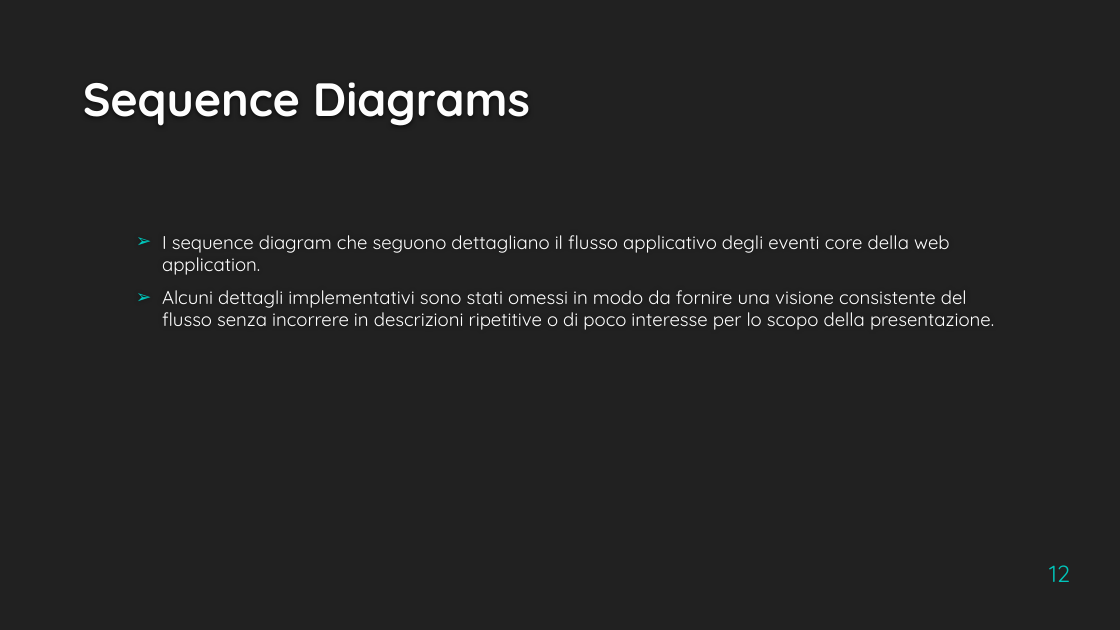
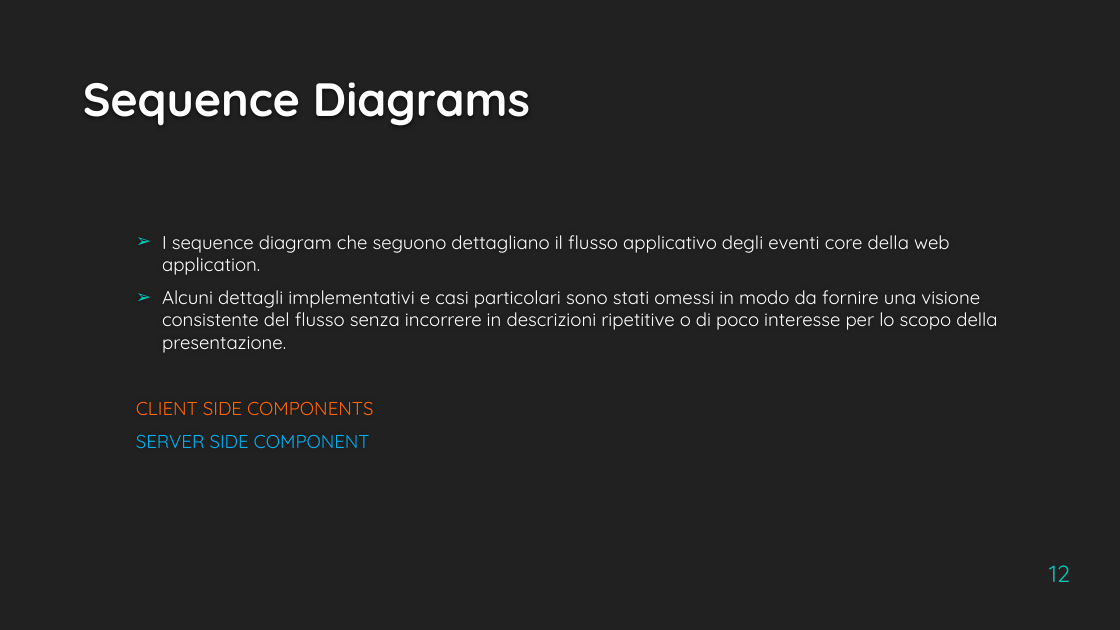
Before and after one commit to fedy97/TIW_RIA-2020-2021, a slide deck: slide 12 of doc/RIA/TIW_PRJ5_2020_2021_v2.pptx. Drawn at 1120x630 pixels with LibreOffice and Linux fonts; fonts in the diff are those of the drawing; background and template pictures are left out. Boxes give left, top, right and bottom in pixels: in the first picture for what was removed or moved away, otherwise in the second. Text is boxed around its words. In the diff, an @@ line names an element or a change of style, - is before the commit and + after.

Commit message:
v2 presentation update

```diff
--- a/doc/RIA/TIW_PRJ5_2020_2021_v2.pptx
+++ b/doc/RIA/TIW_PRJ5_2020_2021_v2.pptx
@@ text at <box>136,290,997,448</box>: text changed @@
-  ➢ Alcuni dettagli implementativi sono stati omessi in modo da fornire una visione consistente del flusso senza incorrere in descrizioni ripetitive o di poco interesse per lo scopo della presentazione.
+  ➢ Alcuni dettagli implementativi e casi particolari sono stati omessi in modo da fornire una visione consistente del flusso senza incorrere in descrizioni ripetitive o di poco interesse per lo scopo della presentazione.
+  CLIENT SIDE COMPONENTS
+  SERVER SIDE COMPONENT
```
Also in this commit, not shown: 3 other slides changed, 1 slide added.
